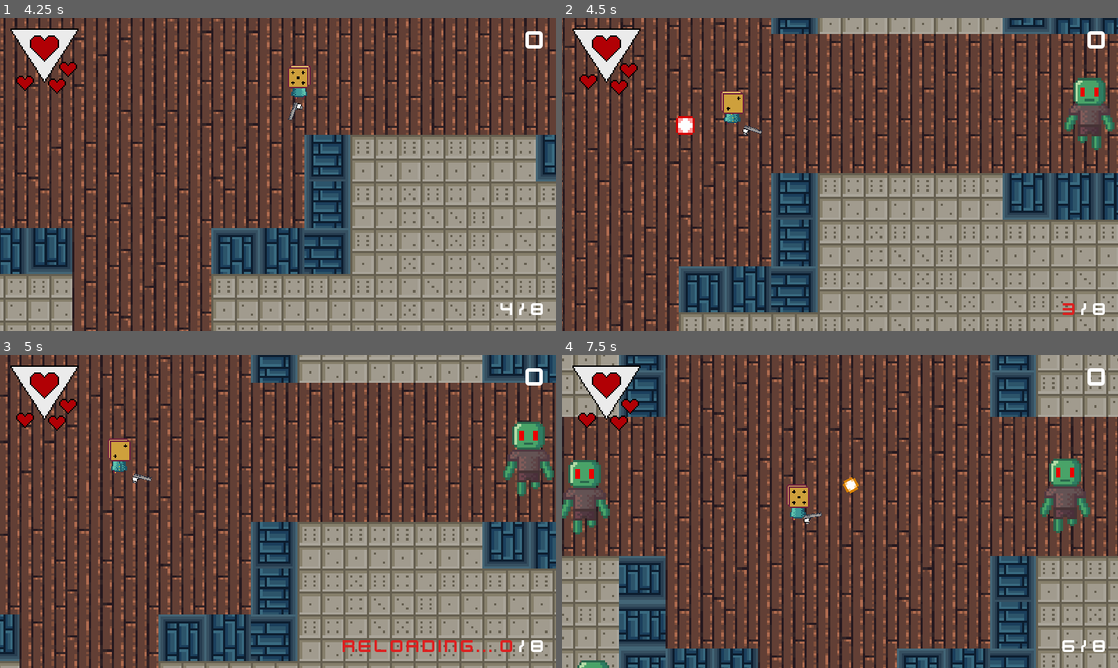
Above: before the commit, frames 1-4 (two rows, left to right).
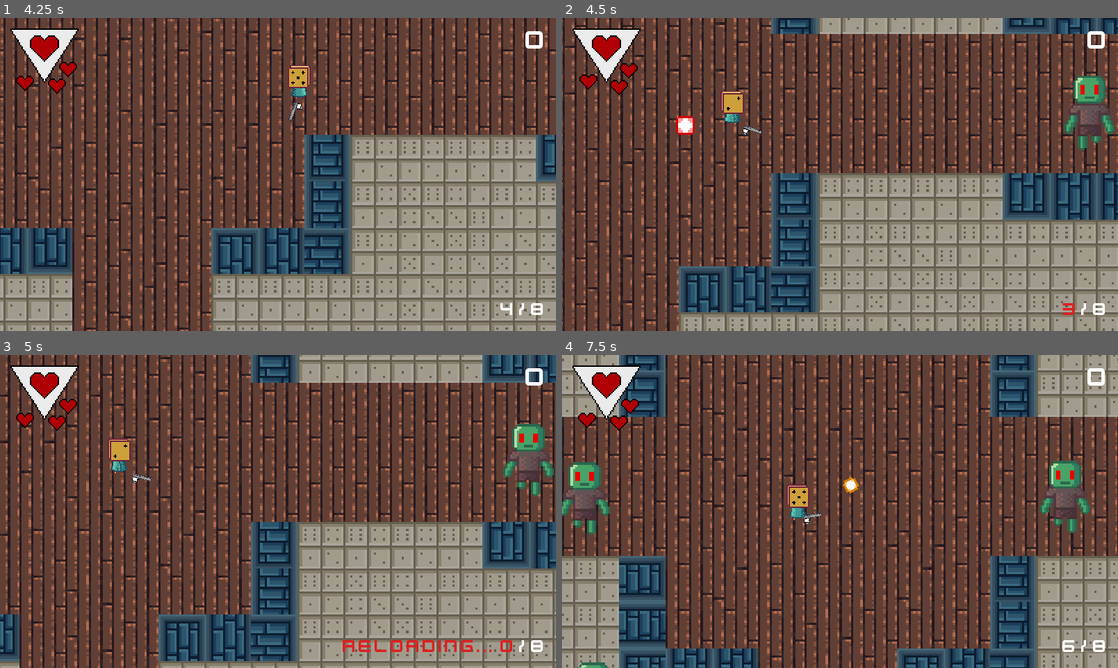
Above: after the commit, the same moments.

Repository: ygypt/gmtk2022
Game: Godot game, scene res://Menu.tscn
The game is run twice, just before and just after one commit, with the same random seed, the same clock (stepped at 60 frames per second) and the same inputs.
Inputs (mouse positions are in pixels of both pictures, inside the frame that each line leads up to):
- Up to frame 1 (4.25 s): click "ROLL THE DICE?" at 0.5 s; move the mouse to (400, 158) at 1.27 s; press the mouse at (400, 158) at 1.28 s; hold D (move_right) 1.28-2.03 s; move the mouse to (166, 190) at 2.02 s; release the mouse at (166, 190) at 2.03 s; hold S (move_down) 2.03-2.78 s; tap Space (dodge) at 2.1 s; click (166, 190) at 2.3 s; move the mouse to (333, 105) at 2.77 s; press the mouse at (333, 105) at 2.78 s; hold D (move_right) 2.78-3.53 s; tap F (interact) at 2.85 s; move the mouse to (250, 237) at 3.52 s; release the mouse at (250, 237) at 3.53 s; hold W (move_up) from 3.53 s (still down); click (250, 237) at 3.6 s
- Up to frame 2 (4.5 s): move the mouse to (1006, 221) at 4.27 s; release W (move_up) at 4.28 s; press the mouse at (1006, 221) at 4.28 s; hold A (move_left) from 4.28 s (still down)
- Up to frame 3 (5 s): keep holding A (move_left); tap R (reload) at 4.9 s
- Up to frame 4 (7.5 s): move the mouse to (673, 464) at 5.02 s; release the mouse at (673, 464) at 5.03 s; tap Space (dodge) at 5.1 s; click (673, 464) at 5.3 s; move the mouse to (867, 511) at 5.77 s; release A (move_left) at 5.78 s; press the mouse at (867, 511) at 5.78 s; hold S (move_down) 5.78-6.53 s; tap F (interact) at 5.85 s; move the mouse to (756, 433) at 6.52 s; release the mouse at (756, 433) at 6.53 s; hold D (move_right) 6.53-7.28 s; click (756, 433) at 6.6 s; move the mouse to (962, 495) at 7.27 s; press the mouse at (962, 495) at 7.28 s; hold W (move_up) from 7.28 s (still down)

Frame 1 is identical in both runs. In frame 2, 0.4% of the frame differs, in the area x 90-100%, y 18-43%; in frame 3, 0.4%; in frame 4, 0.8%, in the area x 0-95%, y 33-100%.

Commit message:
fixxxyyy

Diff:
--- a/Characters/Ghoul/Ghoul.gd
+++ b/Characters/Ghoul/Ghoul.gd
@@ -6,9 +6,8 @@
 func _process(delta):
 	for area in $ProjHurtbox.get_overlapping_areas():
 #		if area.is_in_group("Projectile"):
-		if area.is_inside_tree():
-			if area.shooter is Player:
-				health -= area.damage
-				area.queue_free()
-				if health<=0:
-					queue_free()
+		if area is BulletProjectile:
+			health -= area.damage
+			area.queue_free()
+			if health<=0:
+				queue_free()
--- a/Characters/Ghoul/Ghoul.tscn
+++ b/Characters/Ghoul/Ghoul.tscn
@@ -53,6 +53,7 @@
 [node name="Sprite" type="AnimatedSprite" parent="."]
 position = Vector2( 0, -16 )
 frames = SubResource( 4 )
+frame = 1
 playing = true
 
 [node name="State" type="Node" parent="."]
--- a/Characters/Imp/Imp.gd
+++ b/Characters/Imp/Imp.gd
@@ -15,9 +15,8 @@
 		angle_to_player = get_angle_to(player.position)
 
 	for area in $ProjHurtbox.get_overlapping_areas():
-		if area.is_inside_tree():
-			if area.shooter is Player:
-				health -= area.damage
-				area.queue_free()
-				if health<=0:
-					queue_free()
+		if area is BulletProjectile:
+			health -= area.damage
+			area.queue_free()
+			if health<=0:
+				queue_free()
--- a/Characters/Imp/Imp.tscn
+++ b/Characters/Imp/Imp.tscn
@@ -55,7 +55,6 @@
 position = Vector2( 0, -16 )
 frames = SubResource( 4 )
 animation = "chase"
-frame = 1
 playing = true
 
 [node name="State" type="Node" parent="."]
--- a/Projectiles/Bullet/Bullet.tscn
+++ b/Projectiles/Bullet/Bullet.tscn
@@ -54,7 +54,7 @@
 "values": [ SubResource( 3 ) ]
 }
 
-[node name="Bullet" type="Area2D"]
+[node name="Bullet" type="Area2D" groups=["Bullet"]]
 collision_layer = 32
 collision_mask = 6
 script = ExtResource( 2 )
